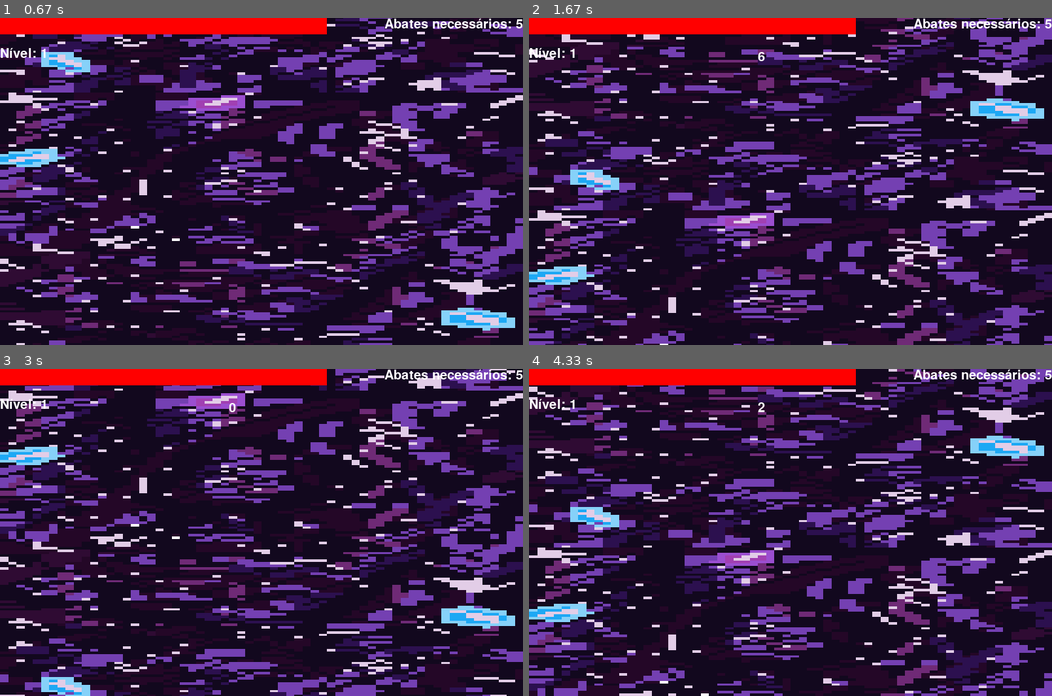
Above: before the commit, frames 1-4 (two rows, left to right).
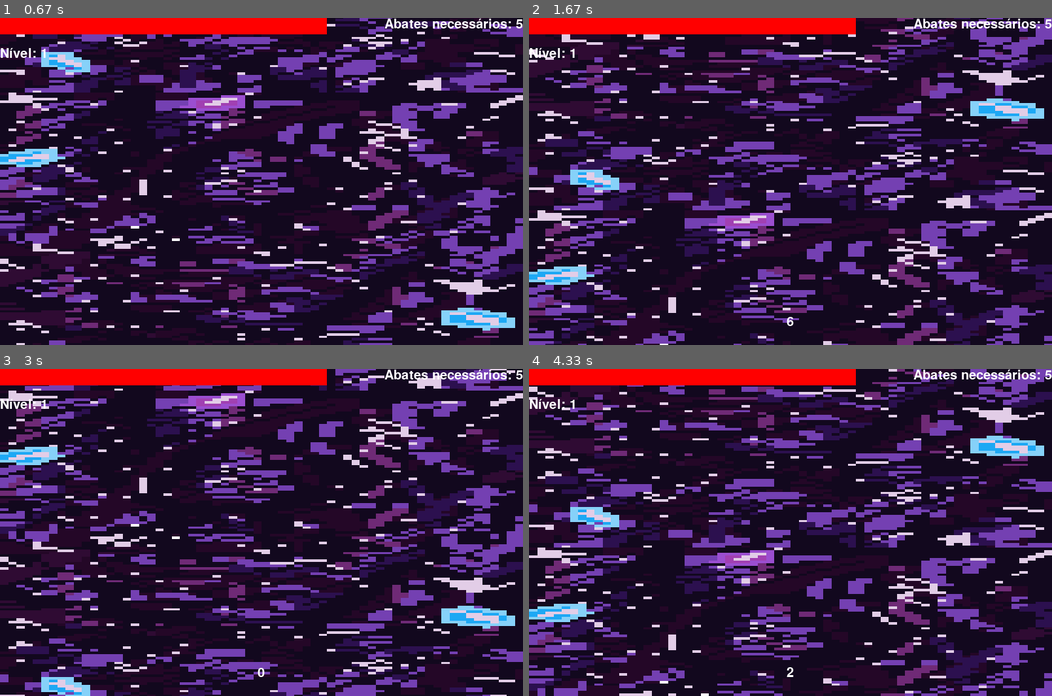
Above: after the commit, the same moments.

Repository: UNIVEM-BCC-BSI/Cosmos-Learning
Game: pygame game, started from tests/PyGame/final.py
The game is run twice, just before and just after one commit, with the same random seed, the same clock (stepped at 60 frames per second) and the same inputs.
Inputs:
- Up to frame 1 (0.67 s): tap Space at 0.33 s
- Up to frame 2 (1.67 s): tap 1 at 0.67 s; tap Space at 1.07, 1.37 s; tap 6 at 1.5 s
- Up to frame 3 (3 s): tap Space at 1.9 s; tap 0 at 2.67 s
- Up to frame 4 (4.33 s): tap Space at 3.07, 3.37, 4.3 s; tap 2 at 3.9 s

Frame 1 is identical in both runs. In frame 2, less than 0.1% of the frame differs, in the area x 43-51%, y 10-95%; in frame 3, less than 0.1%; in frame 4, less than 0.1%.

Commit message:
Adicionado nivel atual e quantidade necessária para passar de nível

Diff:
--- a/tests/PyGame/final.py
+++ b/tests/PyGame/final.py
@@ -122,7 +122,7 @@
 
         incluidos = self.font.render(self.entrada, True, "white")
 
-        self.tela.blit(incluidos, (350,50))
+        self.tela.blit(incluidos, ((self.tela.get_width()/2 - incluidos.get_width()/2),self.tela.get_height()-incluidos.get_height()-25))
 
         apertado = ""
 
